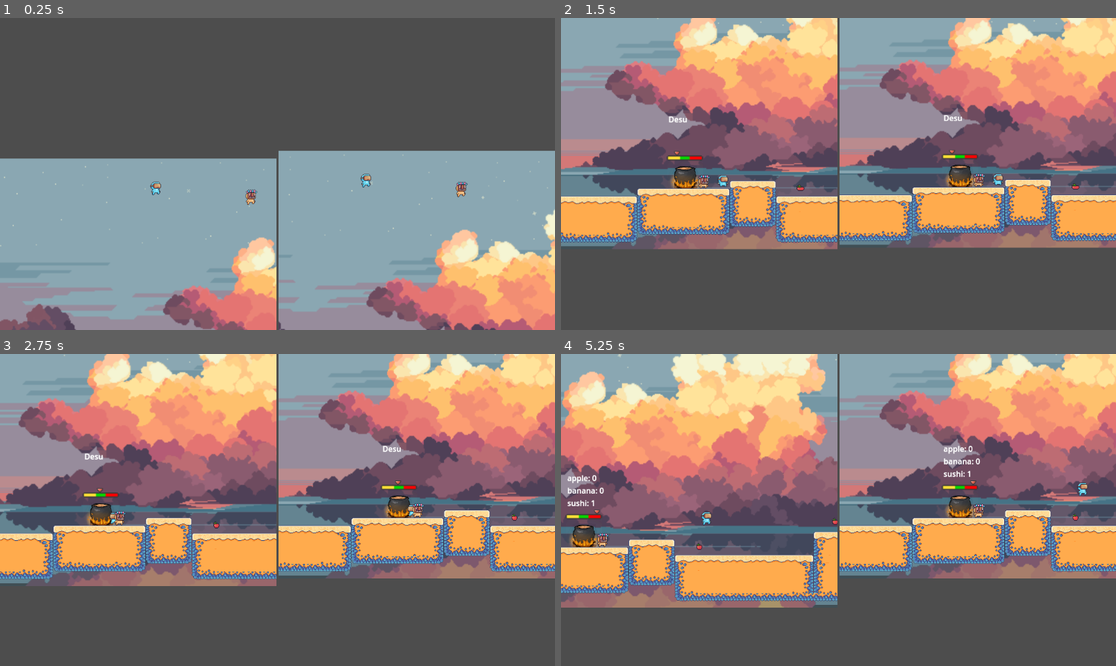
Above: before the commit, frames 1-4 (two rows, left to right).
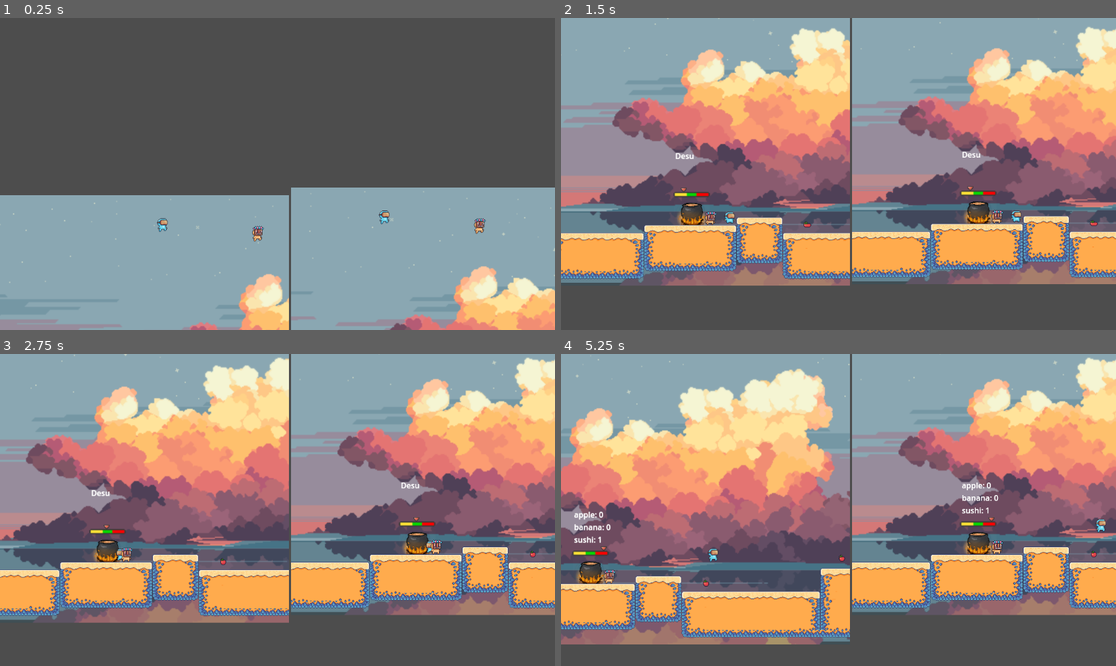
Above: after the commit, the same moments.

Repository: lakeside-tsa/pacific-potluck
Game: Godot game, scene res://scenes/splitscreen.tscn
Same seed, same stepped clock (60 frames per second), same inputs: the game is played once before the commit and once after it.
Inputs:
- Up to frame 1 (0.25 s): no input
- Up to frame 2 (1.5 s): hold D (p1_right) from 0.53 s (still down); tap W (p1_up) at 0.77 s
- Up to frame 3 (2.75 s): tap W (p1_up) at 1.52 s; release D (p1_right) at 2.03 s; hold A (p1_left) from 2.03 s (still down)
- Up to frame 4 (5.25 s): release A (p1_left) at 2.78 s; hold D (p1_right) 2.78-4.28 s; tap W (p1_up) at 3.02, 3.77, 4.52 s; hold A (p1_left) 4.28-5.03 s; hold D (p1_right) from 5.03 s (still down)

The runs differ from the first frame. In frame 1, 27% of the frame differs, in the area x 0-100%, y 42-100%; in frame 2, 72%; in frame 3, 73%; in frame 4, 77%, in the area x 0-100%, y 0-94%.

Commit message:
fix: improve splitscreen display

Diff:
--- a/scenes/splitscreen.tscn
+++ b/scenes/splitscreen.tscn
@@ -9,47 +9,52 @@
 [node name="Splitscreen" type="Node2D"]
 script = ExtResource("1_e0shh")
 
-[node name="HBoxContainer" type="HBoxContainer" parent="."]
-anchors_preset = 15
-anchor_right = 1.0
-anchor_bottom = 1.0
-offset_right = 1152.0
-offset_bottom = 648.0
-grow_horizontal = 2
-grow_vertical = 2
+[node name="Control" type="Control" parent="."]
+custom_minimum_size = Vector2(1200, 800)
+layout_mode = 3
+anchors_preset = 0
+offset_right = 1200.0
+offset_bottom = 800.0
+size_flags_horizontal = 3
 
-[node name="SubViewportContainer1" type="SubViewportContainer" parent="HBoxContainer"]
+[node name="HBoxContainer" type="HBoxContainer" parent="Control"]
+custom_minimum_size = Vector2(1200, 800)
+layout_mode = 1
+offset_right = 1204.0
+offset_bottom = 800.0
+
+[node name="SubViewportContainer1" type="SubViewportContainer" parent="Control/HBoxContainer"]
 layout_mode = 2
 size_flags_horizontal = 3
 size_flags_vertical = 3
 
-[node name="SubViewport" type="SubViewport" parent="HBoxContainer/SubViewportContainer1"]
+[node name="SubViewport" type="SubViewport" parent="Control/HBoxContainer/SubViewportContainer1"]
 handle_input_locally = false
-size = Vector2i(2, 2)
+size = Vector2i(600, 800)
 render_target_update_mode = 4
 
-[node name="Camera1" type="Camera2D" parent="HBoxContainer/SubViewportContainer1/SubViewport"]
+[node name="Camera1" type="Camera2D" parent="Control/HBoxContainer/SubViewportContainer1/SubViewport"]
 limit_smoothed = true
 position_smoothing_enabled = true
 script = ExtResource("1_ol4fa")
 
-[node name="Parallax" parent="HBoxContainer/SubViewportContainer1/SubViewport" instance=ExtResource("3_uelyn")]
+[node name="Parallax" parent="Control/HBoxContainer/SubViewportContainer1/SubViewport" instance=ExtResource("3_uelyn")]
 
-[node name="SubViewportContainer2" type="SubViewportContainer" parent="HBoxContainer"]
+[node name="SubViewportContainer2" type="SubViewportContainer" parent="Control/HBoxContainer"]
 layout_mode = 2
 size_flags_horizontal = 3
 size_flags_vertical = 3
 
-[node name="SubViewport" type="SubViewport" parent="HBoxContainer/SubViewportContainer2"]
+[node name="SubViewport" type="SubViewport" parent="Control/HBoxContainer/SubViewportContainer2"]
 handle_input_locally = false
-size = Vector2i(2, 2)
+size = Vector2i(600, 800)
 render_target_update_mode = 4
 
-[node name="Camera2" type="Camera2D" parent="HBoxContainer/SubViewportContainer2/SubViewport"]
+[node name="Camera2" type="Camera2D" parent="Control/HBoxContainer/SubViewportContainer2/SubViewport"]
 limit_smoothed = true
 position_smoothing_enabled = true
 script = ExtResource("4_1x333")
 
-[node name="Parallax" parent="HBoxContainer/SubViewportContainer2/SubViewport" instance=ExtResource("3_uelyn")]
+[node name="Parallax" parent="Control/HBoxContainer/SubViewportContainer2/SubViewport" instance=ExtResource("3_uelyn")]
 
 [node name="GameManager" parent="." instance=ExtResource("7_xm8t0")]
--- a/scripts/splitscreen.gd
+++ b/scripts/splitscreen.gd
@@ -7,8 +7,8 @@
 var player2: Node
 
 func _ready():
-	var viewport1 = $HBoxContainer/SubViewportContainer1/SubViewport
-	var viewport2 = $HBoxContainer/SubViewportContainer2/SubViewport
+	var viewport1 = $Control/HBoxContainer/SubViewportContainer1/SubViewport
+	var viewport2 = $Control/HBoxContainer/SubViewportContainer2/SubViewport
 
 	viewport2.world_2d = viewport1.world_2d
 
@@ -21,13 +21,13 @@
 
 	game_manager.connect("level_loaded", Callable(self, "_on_level_loaded"))
 	game_manager.load_level(1)
-	print("Viewport1 size: ", $HBoxContainer/SubViewportContainer1/SubViewport.size)
-	print("Viewport2 size: ", $HBoxContainer/SubViewportContainer2/SubViewport.size)
+	print("Viewport1 size: ", $Control/HBoxContainer/SubViewportContainer1/SubViewport.size)
+	print("Viewport2 size: ", $Control/HBoxContainer/SubViewportContainer2/SubViewport.size)
 	print("ready done")
 
 func _on_level_loaded(level: Node, spawn_point1: Vector2, spawn_point2: Vector2):
-	var viewport1 = $HBoxContainer/SubViewportContainer1/SubViewport
-	var viewport2 = $HBoxContainer/SubViewportContainer2/SubViewport
+	var viewport1 = $Control/HBoxContainer/SubViewportContainer1/SubViewport
+	var viewport2 = $Control/HBoxContainer/SubViewportContainer2/SubViewport
 	print("on_level_loaded started")
 
 
@@ -58,8 +58,8 @@
 
 func _on_window_resized():
 	var window_size = get_viewport().size
-	var viewport1 = $HBoxContainer/SubViewportContainer1/SubViewport
-	var viewport2 = $HBoxContainer/SubViewportContainer2/SubViewport
-	viewport1.size = Vector2(window_size.x / 2, window_size.y)
-	viewport2.size = Vector2(window_size.x / 2, window_size.y)
+	var viewport1 = $Control/HBoxContainer/SubViewportContainer1/SubViewport
+	var viewport2 = $Control/HBoxContainer/SubViewportContainer2/SubViewport
+	#viewport1.size = Vector2(window_size.x / 2, window_size.y)
+	#viewport2.size = Vector2(window_size.x / 2, window_size.y)
 	print("Viewport sizes updated: ", viewport1.size)
